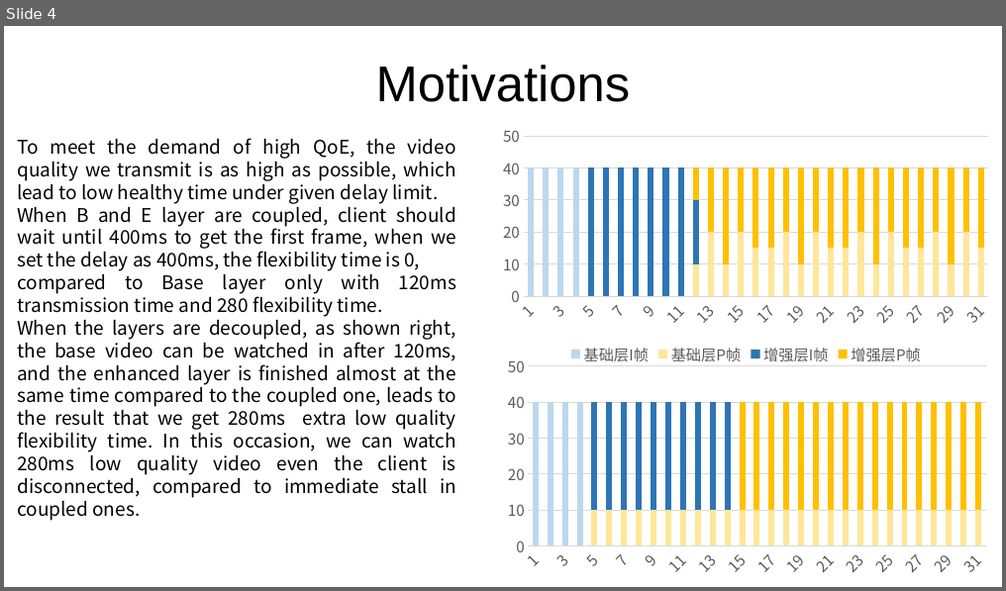
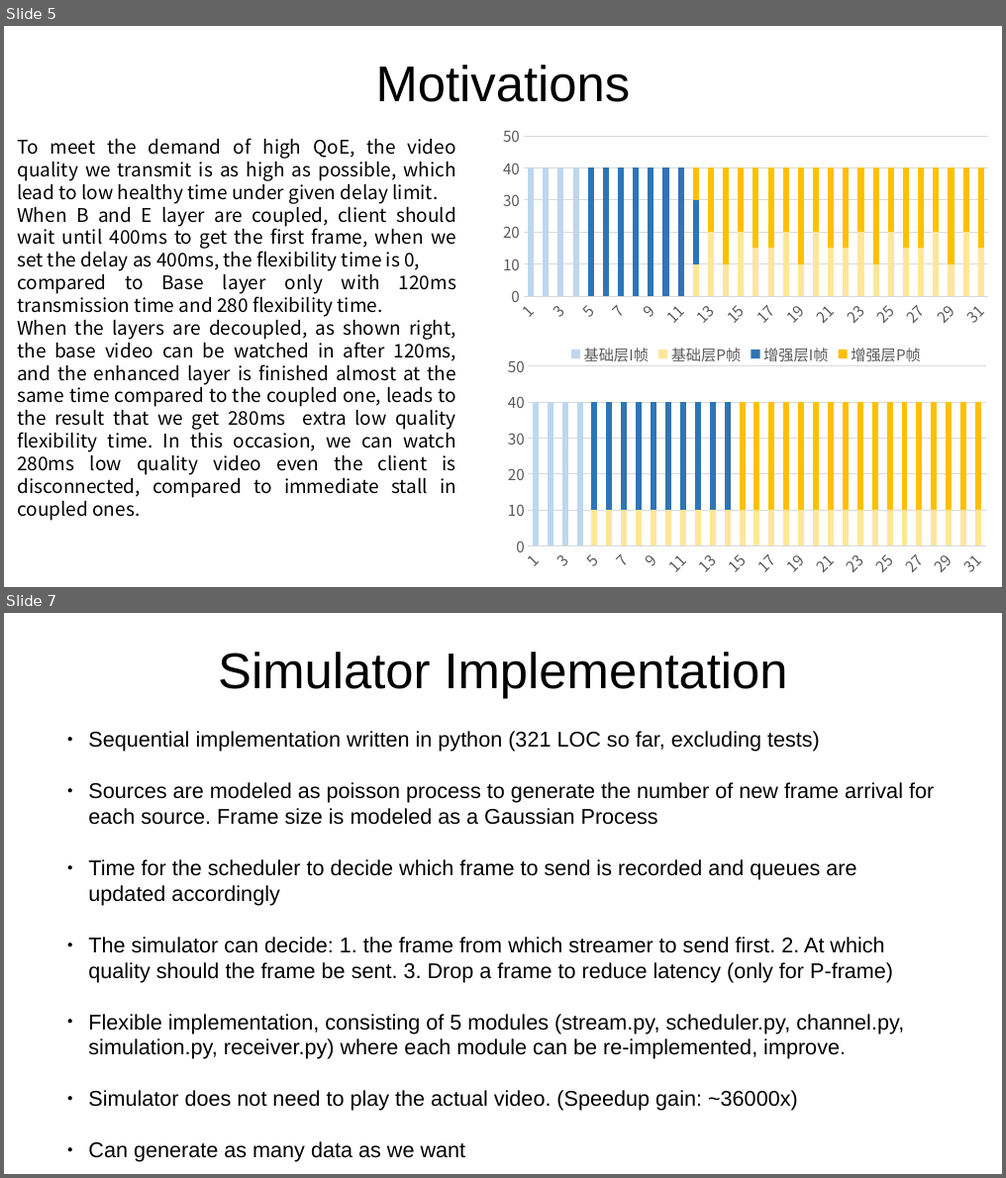
Before and after one commit to alex35469/Flow-Scheduling-for-video-Streaming, a slide deck: Project overview.odp. Shown one above the other, each under a label of ours: slide 4 before the commit, slides 5 and 7 after it; the slides between them are not shown. The pictures are 1006x591 and 1006x1178 pixels, drawn with LibreOffice and Linux fonts; fonts in the diff are those of the drawing. Boxes give left, top, right and bottom in pixels: in the first picture for what was removed or moved away, otherwise in the second. Text is boxed around its words. In the diff, an @@ line names an element or a change of style, - is before the commit and + after.

```diff
--- a/Project overview.odp
+++ b/Project overview.odp
@@ slide 7 added at (4,613,1002,1174), background #FFFFFF @@
@@ title added at (218,652,788,699), 40 pt, text #000000 @@
+Simulator Implementation
@@ text added at (88,731,934,1111), 17 pt, text #000000 @@
+● Sequential implementation written in python (321 LOC so far, excluding tests)
+● Sources are modeled as poisson process to generate the number of new frame arrival for each source. Frame size is modeled as a Gaussian Process
+● Time for the scheduler to decide which frame to send is recorded and queues are updated accordingly
+● The simulator can decide: 1. the frame from which streamer to send first. 2. At which quality should the frame be sent. 3. Drop a frame to reduce latency (only for P-frame)
+● Flexible implementation, consisting of 5 modules (stream.py, scheduler.py, channel.py, simulation.py, receiver.py) where each module can be re-implemented, improve.
+● Simulator does not need to play the actual video. (Speedup gain: ~36000x)
+● Can generate as many data as we want
@@ what was slide 4 is now slide 5 @@
```
Also in this commit, not shown: 3 slides changed, 2 other slides added, 1 slide removed.
